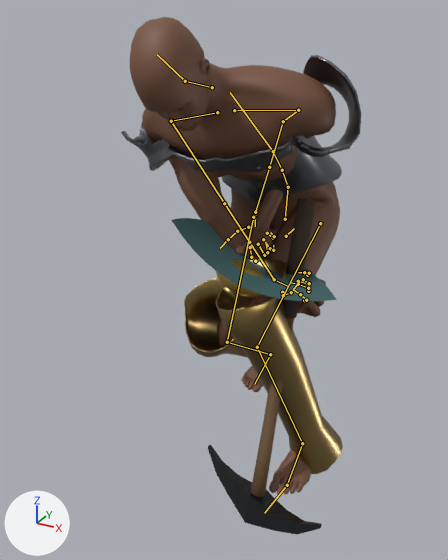
Renders of the glTF model public/models/hero.glb from each side of a commit.
Both versions are drawn from a 50 mm camera at (0.874, -2.142, 1.635) aimed at (-0.142, -0.295, 0.711). Arrows for +X, +Y and +Z are at lower left; the lights stay in place. The first picture is the older version. Both versions are drawn at frame 23 of the action 'Mine'; the numbers are the values there. The bones that change, and the others that lie on the model, are drawn over the model as lines.

Names of what the first picture shows: 'Cuirass', 'Greave_L', 'Greave_R', 'Hero', 'Pauldron_L', 'Pauldron_R', 'Pickaxe', 'Shield'.
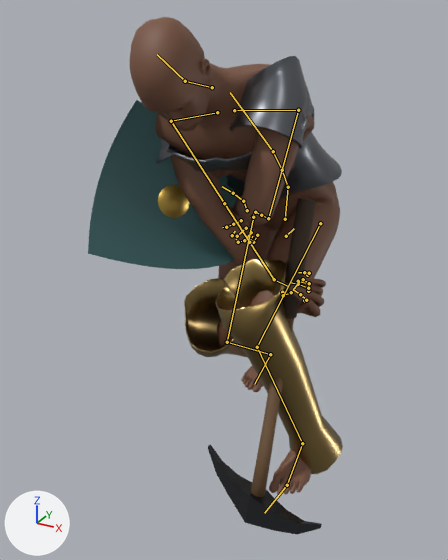
The change in detail:
Bone 'upperarm_l' (bone_upperarm_l) turns from (-24, 4, -80) to (113, -1, 100) degrees about its own x, y and z.
Bone 'hand_l' (bone_hand_l) turns from (-50, 27, -50) to (-50, -50, 19) degrees about its own x, y and z.
Bone 'lowerarm_twist_l' (bone_lowerarm_twist_l) turns from (0, 22, 0) to (0, -16, 0) degrees about its own x, y and z.

Boxes (x1, y1, x2, y2) around the edits, measured in the pictures (448 x 560 px):
'Hero', posed: (130, 17, 340, 495) in both
'Shield', posed: before (172, 218, 336, 301); after (88, 100, 237, 269)
'Pauldron_L', posed: before (296, 55, 361, 157); after (229, 56, 314, 149)
bone 'upperarm_l', root to tip: before (298, 110) to (283, 121); after (298, 110) to (268, 218)
bone 'hand_l', root to tip: before (255, 212) to (255, 226); after (255, 212) to (251, 217)
bone 'lowerarm_twist_l', root to tip: before (269, 167) to (255, 212); after (261, 215) to (255, 212)
